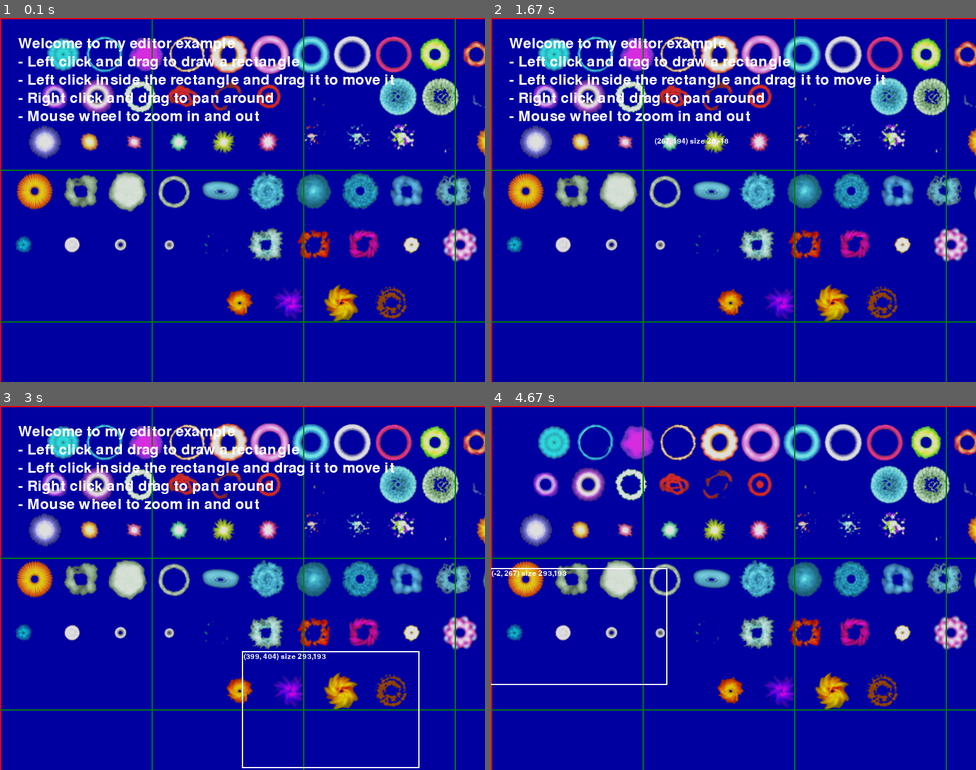
Above: before the commit, frames 1-4 (two rows, left to right).
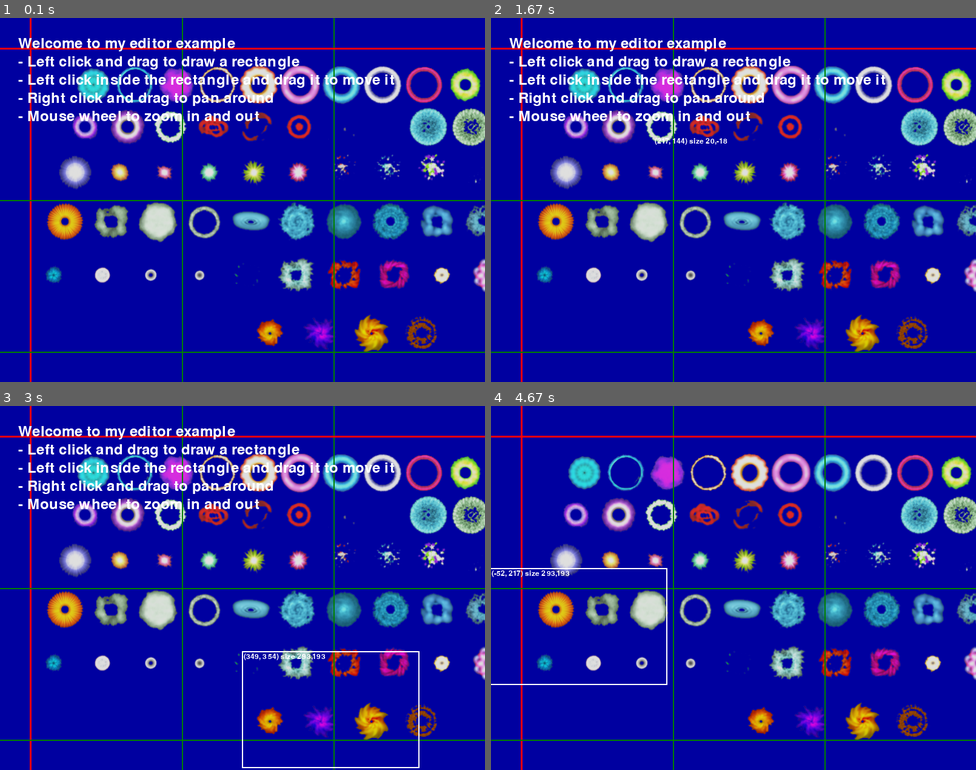
Above: after the commit, the same moments.

Repository: connorsadler/pygamehelperpublic
Game: pygame game, started from samplegame9_dragEditor.py
The game is run twice, just before and just after one commit, with the same random seed, the same clock (stepped at 60 frames per second) and the same inputs.
Inputs (mouse positions are in pixels of both pictures, inside the frame that each line leads up to):
- Up to frame 1 (0.1 s): no input
- Up to frame 2 (1.67 s): click (733, 200) at 0.38 s; press the mouse at (733, 200) at 0.7 s; move the mouse to (651, 134) at 0.8 s; release the mouse at (573, 72) at 0.93 s; press the mouse at (651, 134) at 1.03 s; move the mouse to (660, 130) at 1.13 s; release the mouse at (665, 123) at 1.27 s; right-click (621, 247) at 1.38 s
- Up to frame 3 (3 s): press the mouse at (169, 518) at 1.7 s; move the mouse to (194, 507) at 1.8 s; release the mouse at (223, 500) at 1.93 s; press the mouse at (194, 507) at 2.03 s; move the mouse to (281, 566) at 2.13 s; release the mouse at (373, 628) at 2.27 s; press the mouse at (281, 566) at 2.37 s; move the mouse to (276, 540) at 2.47 s; release the mouse at (271, 515) at 2.6 s; press the mouse at (271, 515) at 2.7 s; move the mouse to (300, 613) at 2.8 s; release the mouse at (329, 708) at 2.93 s
- Up to frame 4 (4.67 s): press the mouse at (820, 708) at 3.03 s; move the mouse to (738, 602) at 3.13 s; release the mouse at (655, 497) at 3.27 s; press the mouse at (655, 497) at 3.37 s; move the mouse to (617, 529) at 3.47 s; release the mouse at (573, 562) at 3.6 s; press the mouse at (578, 562) at 3.7 s; move the mouse to (651, 555) at 3.8 s; release the mouse at (723, 547) at 3.93 s; press the mouse at (723, 547) at 4.03 s; move the mouse to (782, 624) at 4.13 s; release the mouse at (840, 704) at 4.27 s; press the mouse at (840, 704) at 4.37 s; move the mouse to (709, 664) at 4.47 s; release the mouse at (578, 624) at 4.6 s

The runs differ from the first frame. In frame 1, 33% of the frame differs, in the area x 0-100%, y 0-100%; in frame 2, 33%; in frame 3, 33%; in frame 4, 34%.

Commit message:
Tidy of zoom code, with listener pattern

Diff:
--- a/samplegame9_dragEditor.py
+++ b/samplegame9_dragEditor.py
@@ -24,7 +24,7 @@
         spriteImageName = "images/bash2.png"
         spriteImageNameResolved = resolveImageFile(spriteImageName)
         self.image = pygame.image.load(spriteImageNameResolved)
-        self.zoom = 1
+        # The image to draw is cached in zoomedImage - it could be zoomed in or out
         self.zoomedImage = None
 
     def move(self):
@@ -32,7 +32,7 @@
 
     def draw(self):
         if self.zoomedImage == None:
-            self.zoomedImage = pygame.transform.rotozoom(self.image, 0, self.zoom)
+            self.zoomedImage = pygame.transform.rotozoom(self.image, 0, zoomHelper.getZoom())
         worldOrigin_screen = zoomHelper.pointWorldToScreen((0,0))
         drawImage(self.zoomedImage, worldOrigin_screen[0], worldOrigin_screen[1])
         self.drawGrid()
@@ -40,6 +40,7 @@
     # Draw grid
     # The grid is based on World coords
     # Must take into account zoom level and pan amount
+    # TODO: Move this elsewhere... maybe into ZoomHelper even?
     def drawGrid(self):
         gridSizeWorld = 250
         gridSizeScreen = zoomHelper.valueWorldToScreen(gridSizeWorld)
@@ -52,6 +53,8 @@
         # These loops work in SCREEN coords - might be better for them to work in WORLD coords
         # e.g. Easier to tell when we're on axis, or to show a different grid colour every 500 world coords
         #      We wouldn't need the checkEqual hack either
+        # TODO: This would fix the rounding (?) problem which means sometimes the axes are not drawn in red at certain zoom levels
+        #       e.g. start the program - pan a little so you can see both axes - zoom out two steps - axes go green rather than red
         for x in range(0, screenRect.width + int(gridSizeScreen), int(gridSizeScreen)):
             xAlt = x - firstGridPosOffset_screen[0]
             axis = checkEqual(xAlt, worldOrigin_screen[0])
@@ -63,8 +66,8 @@
             width = 3 if axis else 2
             drawLine((0, yAlt), (screenRect.width, yAlt), red if axis else green, width)
 
-    def setZoom(self, zoom):
-        self.zoom = zoom
+    def onZoomChanged(self):
+        # Zoom has changed - recreate the zoomed image on next 'draw'
         self.zoomedImage = None
 
 # Hack to allow float numbers which are very nearly equal to be treated as equal
@@ -73,6 +76,7 @@
         return True
     if abs(value1-value2) < 0.001:
         return True
+    #print("not same: " + str(abs(value1-value2)))
     return value1 == value2
 
 #
@@ -91,8 +95,6 @@
         self.dragMovingRectOffset = None
         self.dragMovingRectSize = None
 
-        self.zoom = 1
-
         # panning
         self.panning = False
         self.panningStartClickPositionScreen = None
@@ -123,14 +125,14 @@
 
         # right click to pan
         if (self.panning and event.type == pygame.MOUSEMOTION) or (mouseButtonUpOrDown and event.button == 3):
-            self.pan(event)
+            self.panHandling(event)
 
         # dragging - either drawing a rectangle or moving it around
-        if event.type == pygame.MOUSEMOTION or (mouseButtonUpOrDown and event.button == 1):
+        if ((self.dragDrawingRect or self.dragMovingRect) and event.type == pygame.MOUSEMOTION) or (mouseButtonUpOrDown and event.button == 1):
             self.dragHandling(event)
 
 
-    def pan(self, event):
+    def panHandling(self, event):
         clickPositionScreen = pygame.mouse.get_pos()
         clickPositionWorld = zoomHelper.pointScreenToWorld(clickPositionScreen)
 
@@ -180,9 +182,6 @@
             self.dragDrawingRect = False
             self.dragMovingRect = False
 
-    def setZoom(self, zoom):
-        self.zoom = zoom
-
 #
 # ZoomHelper
 # Helps with zooming - does the mapping from world to screen coordinates and vice versa
@@ -196,10 +195,23 @@
         # so if zoom == 1.5 then things are 1.5 times bigger onscreen than in the world
         self.zoom = 1
         # origin is in World coords, to allow panning. This is the world coord which will appear at the top left of the screen
-        self.origin = (0, 0)
+        self.origin = (-50, -50)
+
+        # Allow registration of listeners which will be informed when zoom changes
+        # Each listener must implement: onZoomChanged()
+        self.zoomChangedListeners = []
 
     def setZoom(self, zoom):
         self.zoom = zoom
+        # Inform any listeners
+        for zoomChangedListener in self.zoomChangedListeners:
+            zoomChangedListener.onZoomChanged()
+
+    def getZoom(self):
+        return self.zoom
+
+    def addZoomChangedListener(self, listener):
+        self.zoomChangedListeners.append(listener)
 
     def setOrigin(self, origin):
         print("setOrigin: " + str(origin))
@@ -229,7 +241,6 @@
         else:
             # screen -> world
             transformBy = 1.0 / self.zoom
-            # TODO: Check this calc
             offsetx = self.origin[0]
             offsety = self.origin[1]
             return (p[0] * transformBy + offsetx, p[1] * transformBy + offsety)
@@ -249,6 +260,25 @@
     def rectScreenToWorld(self, rect):
         return self.rectTransform(rect, False)
 
+    # Zoom in or out
+    # Will probably pan aswell in order to keep the clicked World position at a constant Screen position
+    def changeZoom(self, zoomBy, clickPositionScreen):
+        clickPositionWorld_beforeZoom = self.pointScreenToWorld(clickPositionScreen)
+
+        # Single 'zoom' variable is held in zoomHelper
+        self.setZoom(self.zoom + zoomBy)
+        print("Zoom is now: " + str(self.zoom))
+
+        # After the zoom, we want the clickPositionScreen to resolve to the same clickPositionWorld as before the zoom
+        # This means we zoom in on the point that the cursor is over when we use the scroll wheel
+        clickPositionWorld_afterZoom = self.pointScreenToWorld(clickPositionScreen)
+        print("zoom at clickPositionScreen: " + str(clickPositionScreen))
+        print("  clickPositionWorld_beforeZoom: " + str(clickPositionWorld_beforeZoom))
+        print("  clickPositionWorld_afterZoom: " + str(clickPositionWorld_afterZoom))
+        panByWorld = (clickPositionWorld_beforeZoom[0] - clickPositionWorld_afterZoom[0], clickPositionWorld_beforeZoom[1] - clickPositionWorld_afterZoom[1])
+        print("  panByWorld: " + str(panByWorld))
+        self.panByWorld(panByWorld)
+
 
 zoomHelper = ZoomHelper()
 
@@ -263,13 +293,14 @@
         # TODO
         # Create any initial instances of your sprites here
         #
-        # Create
+        # Create sprites
         self.backgroundImage = BackgroundImage()
         pygamehelper.addSprite(self.backgroundImage)
+        # Needs to know when zoom level is changed
+        zoomHelper.addZoomChangedListener(self.backgroundImage)
+
         self.selectionTool = SelectionTool(50, 50)
         pygamehelper.addSprite(self.selectionTool)
-
-        self.zoom = 1
 
         # Intro message
         # TODO: Allow multi line strings
@@ -292,33 +323,13 @@
             self.selectionTool.onClick(event)
             self.onClick(event)
 
-    def setZoom(self, zoom, clickPositionScreen):
-        self.zoom = zoom
-
-        print("Zoom is now: " + str(self.zoom))
-        clickPositionWorld_beforeZoom = zoomHelper.pointScreenToWorld(clickPositionScreen)
-
-        self.backgroundImage.setZoom(zoom)
-        self.selectionTool.setZoom(zoom)
-        zoomHelper.setZoom(self.zoom)
-
-        # After the zoom, we want the clickPositionScreen to resolve to the same clickPositionWorld
-        # This means we zoom in on the point that the cursor is over when we use the scroll wheel
-        clickPositionWorld_afterZoom = zoomHelper.pointScreenToWorld(clickPositionScreen)
-        print("zoom at clickPositionScreen: " + str(clickPositionScreen))
-        print("  clickPositionWorld_beforeZoom: " + str(clickPositionWorld_beforeZoom))
-        print("  clickPositionWorld_afterZoom: " + str(clickPositionWorld_afterZoom))
-        panByWorld = (clickPositionWorld_beforeZoom[0] - clickPositionWorld_afterZoom[0], clickPositionWorld_beforeZoom[1] - clickPositionWorld_afterZoom[1])
-        print("  panByWorld: " + str(panByWorld))
-        zoomHelper.panByWorld(panByWorld)
-
     def onClick(self, event):
         # scroll wheel click?
         if event.type == pygame.MOUSEBUTTONDOWN:
             if event.button == 4 or event.button == 5:
                 clickPositionScreen = pygame.mouse.get_pos()
                 zoomBy = 0.3 if event.button == 4 else -0.3
-                self.setZoom(self.zoom + zoomBy, clickPositionScreen)
+                zoomHelper.changeZoom(zoomBy, clickPositionScreen)
 
 
 pygamehelper.debug = False
